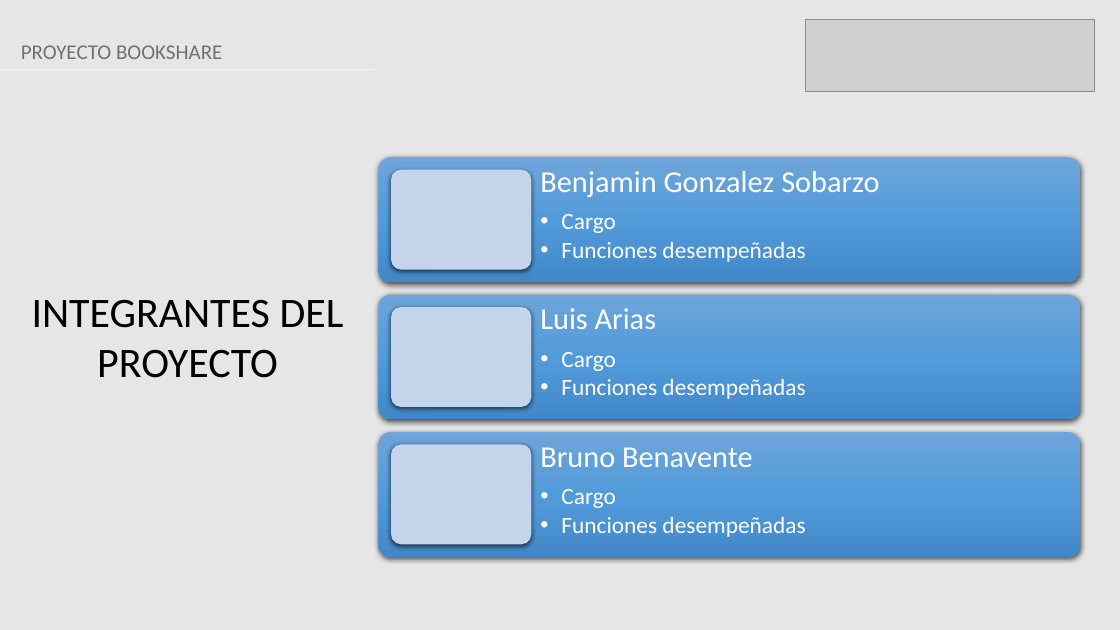
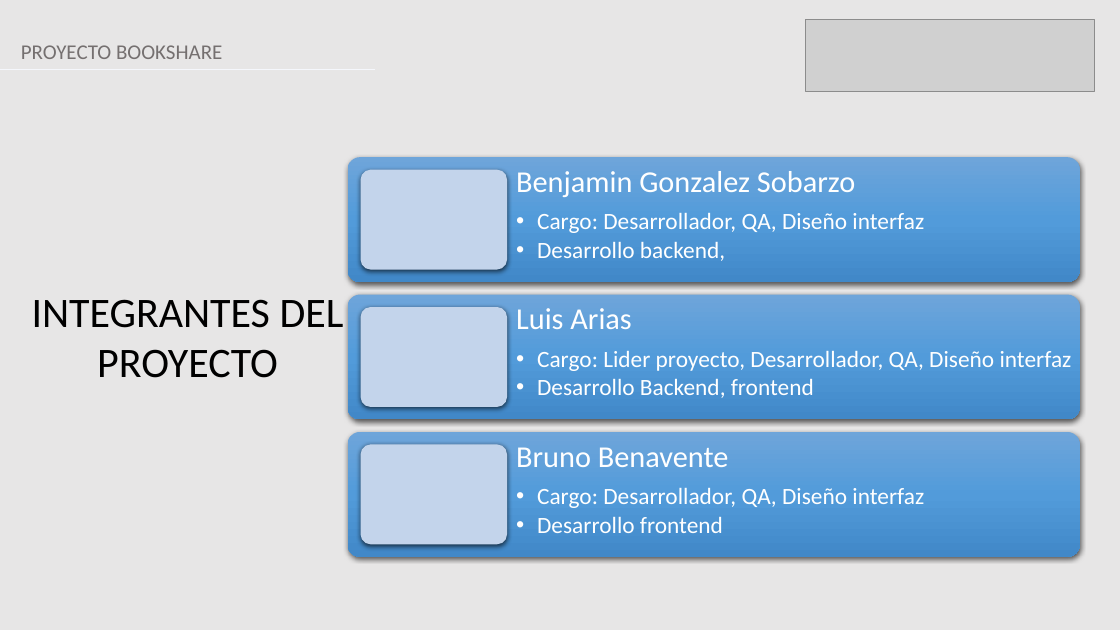
Before and after one commit to Zer0sBl4ck/capstone2024-2, a slide deck: slide 2 of Fase 2/Evidencias Proyecto/Presentación Proyecto.pptx. Drawn at 1120x630 pixels with LibreOffice and Linux fonts; fonts in the diff are those of the drawing; grey boxes stand for pictures. Boxes give left, top, right and bottom in pixels: in the first picture for what was removed or moved away, otherwise in the second. Text is boxed around its words. In the diff, an @@ line names an element or a change of style, - is before the commit and + after.

Commit message:
ajustes de front y dimensiones de libros

```diff
--- a/Fase 2/Evidencias Proyecto/Presentación Proyecto.pptx
+++ b/Fase 2/Evidencias Proyecto/Presentación Proyecto.pptx
@@ rounded rectangle: place and size @@
-rounded rectangle at (379, 157, 1081, 282)
+rounded rectangle at (348, 157, 1081, 282)
@@ rounded rectangle: place and size @@
-rounded rectangle at (392, 170, 532, 270)
+rounded rectangle at (360, 170, 507, 270)
@@ text "Benjamin Gonzalez Sobarzo": place and size @@
-text "Benjamin Gonzalez Sobarzo" at (540, 171, 879, 262)
+text "Benjamin Gonzalez Sobarzo" at (516, 171, 924, 261)
@@ text at (537, 213, 924, 261): text changed @@
-  • Cargo
-  • Funciones desempeñadas
+  • Cargo: Desarrollador, QA, Diseño interfaz
+  • Desarrollo backend,
@@ rounded rectangle: place and size @@
-rounded rectangle at (379, 295, 1081, 420)
+rounded rectangle at (348, 295, 1081, 420)
@@ text "Luis Arias": place and size @@
-text "Luis Arias" at (540, 308, 805, 399)
+text "Luis Arias" at (516, 308, 1072, 398)
@@ rounded rectangle: place and size @@
-rounded rectangle at (392, 308, 532, 408)
+rounded rectangle at (360, 308, 507, 408)
@@ text at (537, 351, 1072, 398): text changed @@
-  • Cargo
-  • Funciones desempeñadas
+  • Cargo: Lider proyecto, Desarrollador, QA, Diseño interfaz
+  • Desarrollo Backend, frontend
@@ rounded rectangle: place and size @@
-rounded rectangle at (379, 432, 1081, 557)
+rounded rectangle at (348, 432, 1081, 557)
@@ rounded rectangle: place and size @@
-rounded rectangle at (392, 444, 532, 544)
+rounded rectangle at (360, 444, 507, 544)
@@ text "Bruno Benavente": place and size @@
-text "Bruno Benavente" at (540, 447, 805, 537)
+text "Bruno Benavente" at (516, 447, 924, 533)
@@ text at (537, 488, 924, 533): text changed @@
-  • Cargo
-  • Funciones desempeñadas
+  • Cargo: Desarrollador, QA, Diseño interfaz
+  • Desarrollo frontend
```
Also in this commit, not shown: 4 other slides changed, 1 slide added, 1 slide removed, 27 other files.
